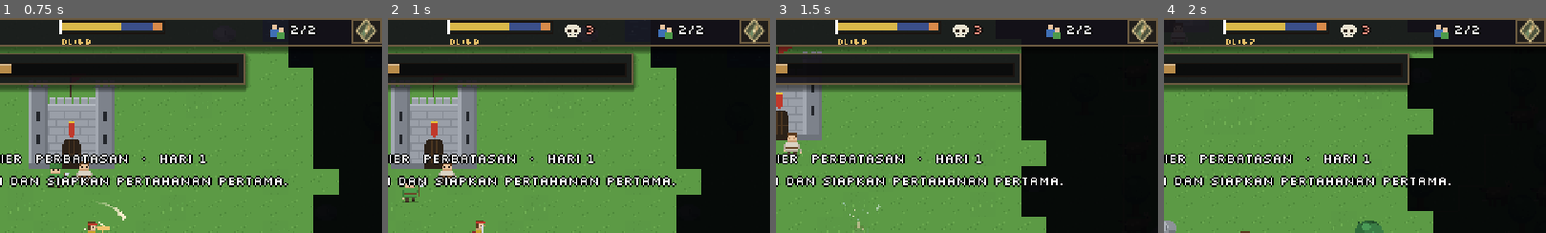
Above: before the commit, frames 1-4 (left to right).
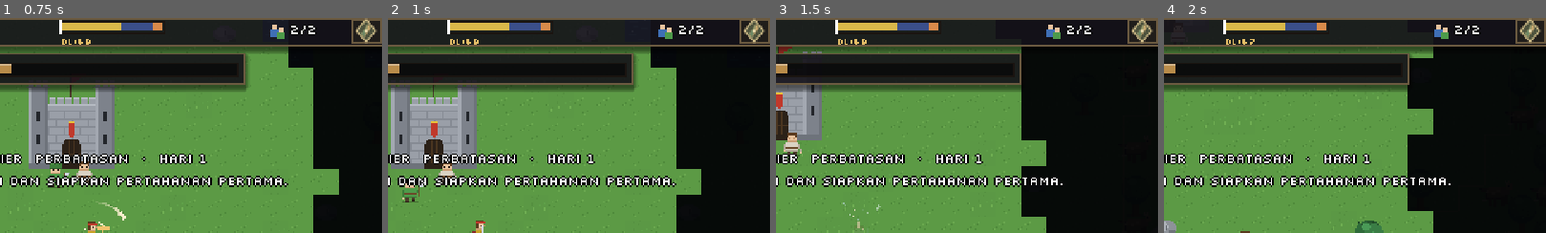
Above: after the commit, the same moments.

Repository: shimleabyte/hold-the-keep
Game: Godot game, scene res://scenes/main.tscn
The game is run twice, just before and just after one commit, with the same random seed, the same clock (stepped at 60 frames per second) and the same inputs.
Inputs (mouse positions are % of the whole screen's width and height, from its top left):
- Up to frame 1 (0.75 s): tap Enter (ui_accept) at 0.5 s; move the mouse to (72, 45) at 0.52 s; hold D (move_right) from 0.53 s (still down); tap C (ability_cleave) at 0.6 s; click (72, 45) at 0.67 s
- Up to frame 2 (1 s): keep holding D (move_right); tap Enter (ui_accept) at 0.77 s
- Up to frame 3 (1.5 s): move the mouse to (30, 55) at 1.27 s; release D (move_right) at 1.28 s; hold S (move_down) from 1.28 s (still down); tap Q (ability_dash) at 1.35 s
- Up to frame 4 (2 s): keep holding S (move_down); tap Enter (ui_accept) at 1.52 s
The pictures show only the part of the screen within x 39-89%, y 0-50%; the shares and areas given below are measured in that part.

Frame 1 is identical in both runs. In frame 2, 0.3% of the frame differs, in the area x 46-55%, y 3-9%; in frame 3, 0.3%; in frame 4, 0.3%.
Error after the commit: Parse Error: Preload file "res://scripts/systems/enemy_civilization.gd" does not exist. (res://scripts/entities/enemy_keep.gd:6)

Commit message:
chore: port rival civilization work onto current main

Diff:
--- a/scripts/entities/enemy_keep.gd
+++ b/scripts/entities/enemy_keep.gd
@@ -3,6 +3,7 @@
 
 const ENEMY_SCRIPT := preload("res://scripts/entities/enemy.gd")
 const SPRITE := preload("res://assets/sprites/enemy_keep.svg")
+const CIVILIZATION_SCRIPT := preload("res://scripts/systems/enemy_civilization.gd")
 const SIZE := Vector2i(3, 3)
 const MAX_HP := 900
 const CLAIM_RADIUS := 9.0
@@ -28,6 +29,8 @@
 var _reinforce_timer := REINFORCE_INTERVAL
 var _spawn_index := 0
 var _initial_garrison_pending := false
+var civilization
+var _saved_civilization_state: Dictionary = {}
 
 
 func setup(world_ref, flow_ref, player_ref, anchor: Vector2i, saved_hp := MAX_HP, identity: Dictionary = {}) -> void:
@@ -47,6 +50,8 @@
 func _ready() -> void:
     add_to_group("enemy_strongholds")
     z_index = 2
+    civilization = CIVILIZATION_SCRIPT.new()
+    civilization.setup(self, _saved_civilization_state)
 
 
 func cells() -> Array[Vector2i]:
@@ -67,7 +72,8 @@
         "hp": hp,
         "destroyed": false,
         "reinforce_timer": _reinforce_timer,
-        "spawn_index": _spawn_index
+        "spawn_index": _spawn_index,
+        "civilization": civilization.export_state() if civilization != null else _saved_civilization_state.duplicate(true)
     }
 
 
@@ -77,6 +83,8 @@
     faction_id = String(data.get("faction", faction_id))
     _reinforce_timer = clampf(float(data.get("reinforce_timer", REINFORCE_INTERVAL)), 0.0, REINFORCE_INTERVAL)
     _spawn_index = posmod(int(data.get("spawn_index", 0)), GUARD_DIRECTIONS.size() * GUARD_RINGS.size())
+    var saved_civilization: Variant = data.get("civilization", {})
+    _saved_civilization_state = saved_civilization.duplicate(true) if saved_civilization is Dictionary else {}
 
 
 func spawn_initial_garrison() -> void:
@@ -116,12 +124,20 @@
 func _process(delta: float) -> void:
     if hp <= 0:
         return
+    if civilization != null:
+        civilization.advance(delta)
     _reinforce_timer -= delta
     if _reinforce_timer > 0.0:
         return
     _reinforce_timer = REINFORCE_INTERVAL
-    if _local_garrison().size() < 4:
+    var garrison_cap: int = civilization.garrison_capacity() if civilization != null else 4
+    if _local_garrison().size() >= garrison_cap:
+        return
+    if civilization == null:
         _spawn_guard()
+        return
+    if civilization.can_recruit() and _spawn_guard():
+        civilization.pay_recruitment()
 
 
 func _spawn_guard() -> bool:
@@ -177,6 +193,8 @@
             world.occupied.erase(occupied_cell)
     for guard in _local_garrison():
         guard.retreat()
+    if civilization != null:
+        civilization.on_keep_destroyed()
     remove_from_group("enemy_strongholds")
     Events.enemy_stronghold_destroyed.emit(cell)
     Events.stronghold_conquered.emit(stronghold_id, region_id, cell)
